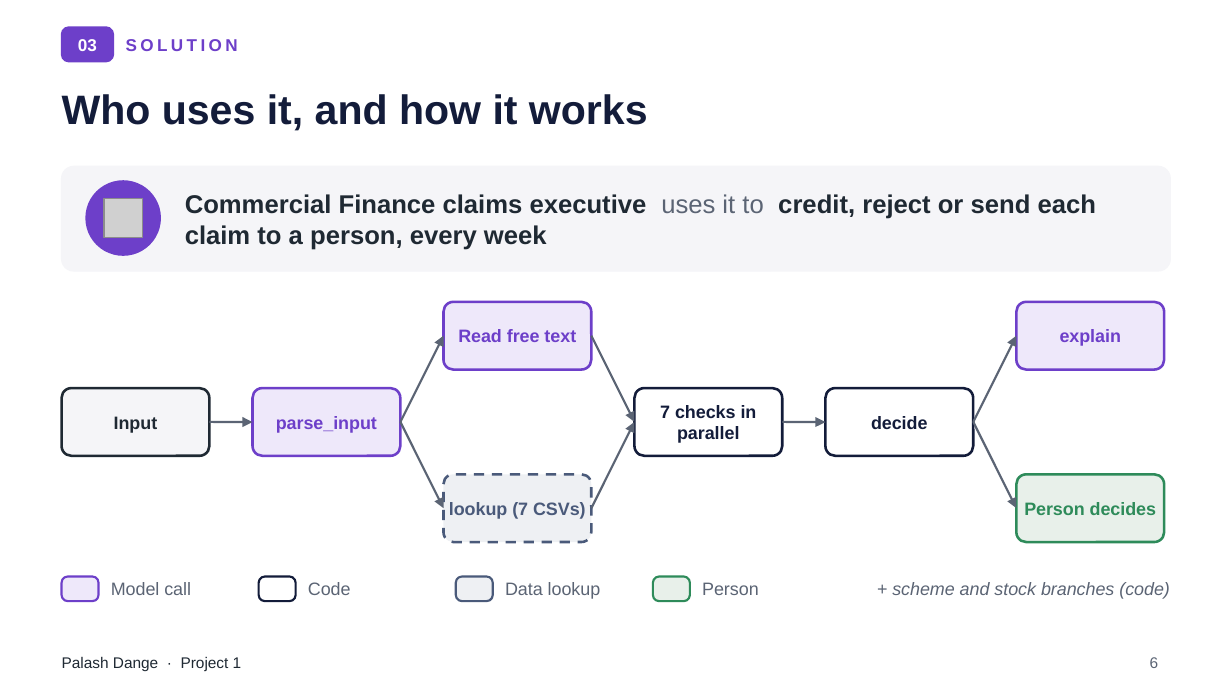
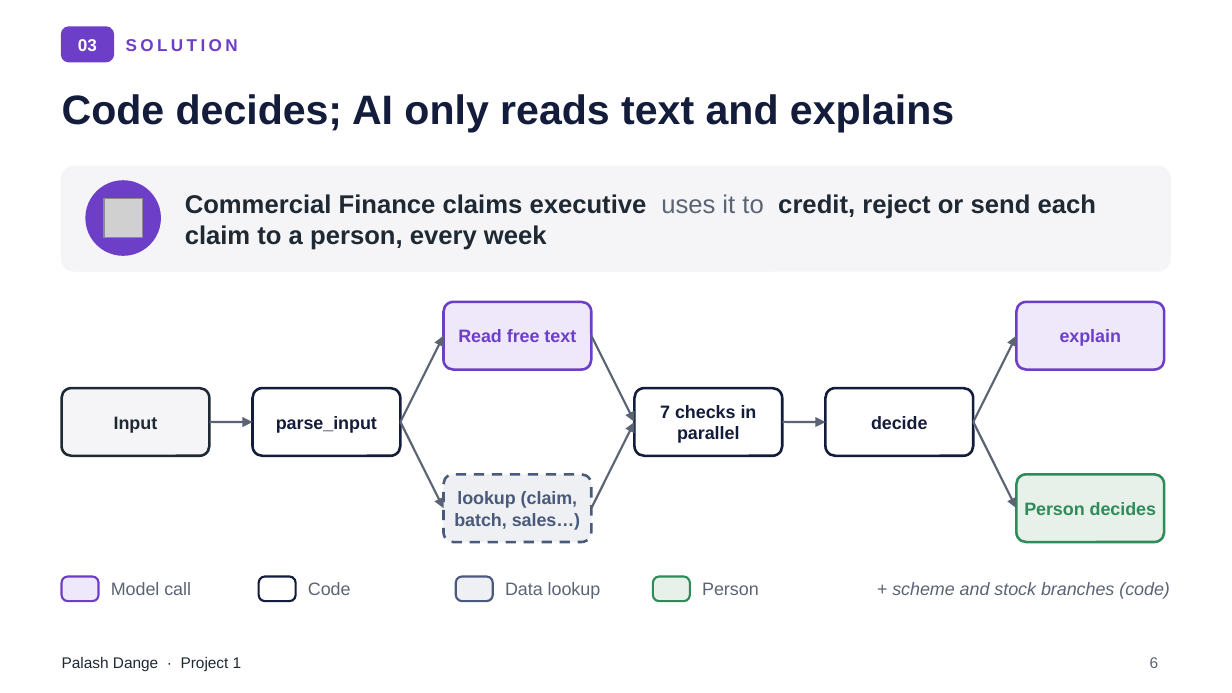
Before and after one commit to palashdange/Project_Pfizer, a slide deck: slide 6 of pfizer-channel-engagement_learner-pack/discovery/Project_Sankalp_deck.pptx. Drawn at 1232x693 pixels with LibreOffice and Linux fonts; fonts in the diff are those of the drawing; grey boxes stand for pictures. Boxes give left, top, right and bottom in pixels: in the first picture for what was removed or moved away, otherwise in the second. Text is boxed around its words. In the diff, an @@ line names an element or a change of style, - is before the commit and + after.

```diff
--- a/pfizer-channel-engagement_learner-pack/discovery/Project_Sankalp_deck.pptx
+++ b/pfizer-channel-engagement_learner-pack/discovery/Project_Sankalp_deck.pptx
@@ title at [62, 94, 954, 132]: text changed @@
-Who uses it, and how it works
+Code decides; AI only reads text and explains
@@ text "parse_input" at [276, 416, 377, 433]: text colour #6D3FC9 to #131C3A @@
@@ rounded rectangle at [253, 388, 400, 456]: fill #EEE8FA to #FFFFFF; outline #6D3FC9 1.5 pt to #131C3A 1.5 pt @@
@@ text at [454, 491, 580, 530]: text changed @@
-lookup (7 CSVs)
+lookup (claim, batch, sales…)
```
Also in this commit, not shown: 7 other slides changed, 2 other files.
